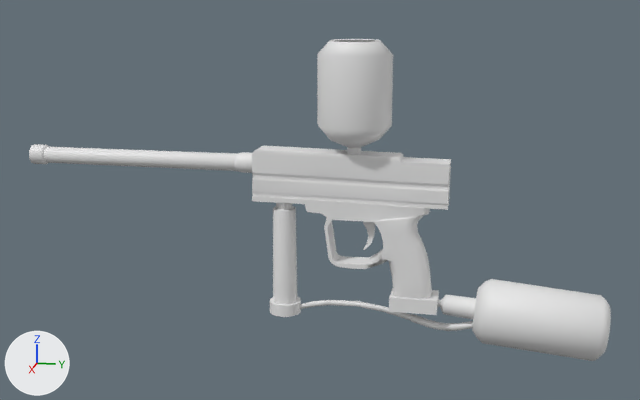
One commit to the FBX model Assets/Arts/Models/PaintBall Gun/PaintBall Gun.fbx: the scene before it, then after it.
Both versions are drawn from a 50 mm camera at (1.153, 0.121, 0.323) aimed at (0.0, -0.11, 0.035). The axes (+X, +Y, +Z) are drawn at lower left. The lights are the same throughout. Where no turn or scale is listed for an object, it has been applied to the vertices.

Objects in the first picture: 'Air Line', 'Air Source Adapter', 'Barrel', 'CO2 Tank', 'Feeder', 'Foregrip', 'Grip Fame Low', 'Hammer'.
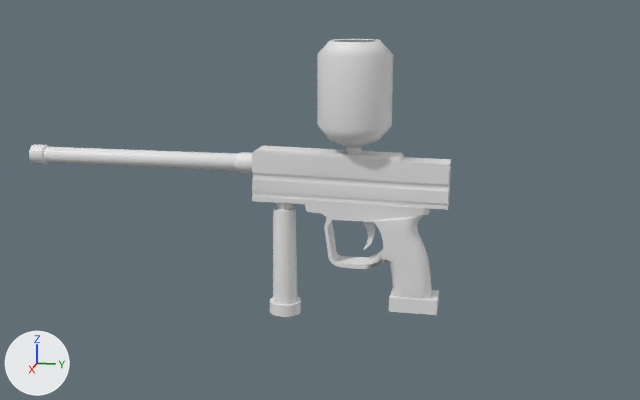
Scene script edits in JSON lines:
```json
{"op": "remove", "block": "ob_air_line", "code": ["ob_air_line = bpy.data.objects.new('Air Line', me_cylinder_008)", "ob_air_line.location = (0.0, 0.0, 0.0)"]}
{"op": "remove", "block": "ob_co2_tank", "code": ["ob_co2_tank = bpy.data.objects.new('CO2 Tank', me_cube_008)", "ob_co2_tank.location = (0.0, 0.0, 0.0)"]}
```

Boxes [x1, y1, x2, y2] around the edits, measured in the pictures (640 x 400 px):
```json
{"object": "CO2 Tank", "change": "deleted", "before": [437, 279, 611, 361]}
{"object": "Air Line", "change": "deleted", "before": [300, 300, 473, 331]}
```
